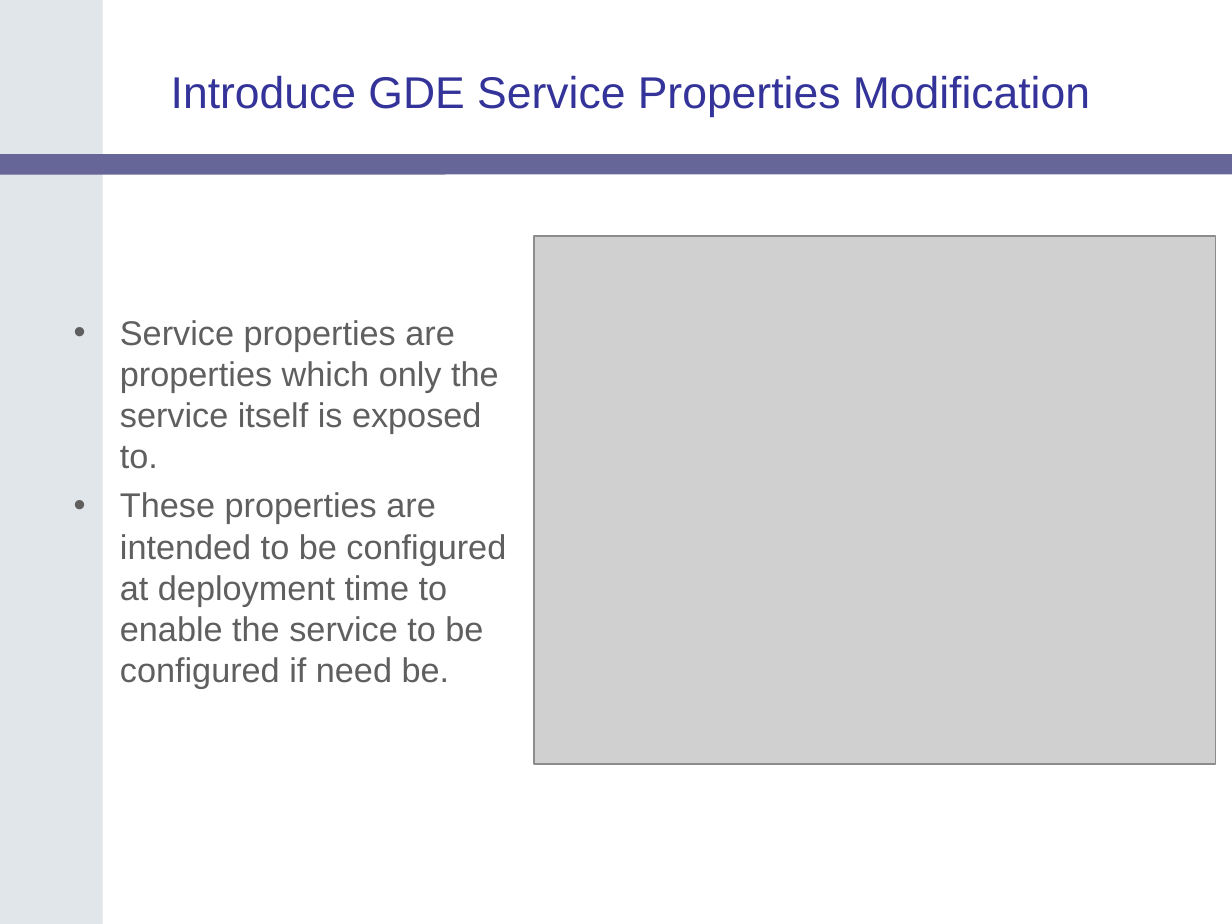
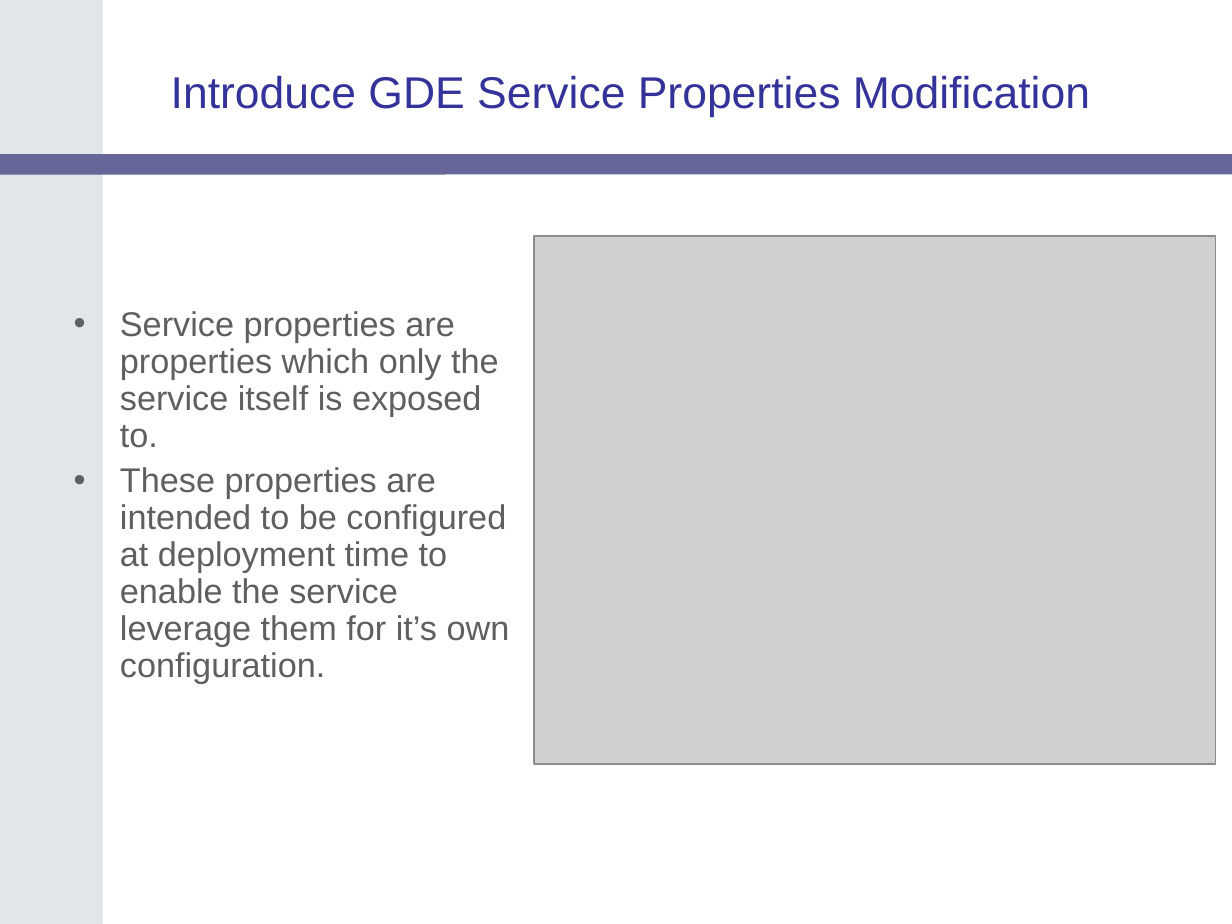
Before and after one commit to NCIP/cagrid-portal, a slide deck: slide 36 of cagrid-1-0/Documentation/presentations/200607_VCDE_ARCH/caGrid-Joint-F2F-Introduce.ppt (slide 31 before the commit). Drawn at 1232x924 pixels with LibreOffice and Linux fonts; fonts in the diff are those of the drawing; grey boxes stand for pictures; background and template pictures are left out. Boxes give left, top, right and bottom in pixels: in the first picture for what was removed or moved away, otherwise in the second. Text is boxed around its words. In the diff, an @@ line names an element or a change of style, - is before the commit and + after.

```diff
--- a/cagrid-1-0/Documentation/presentations/200607_VCDE_ARCH/caGrid-Joint-F2F-Introduce.ppt
+++ b/cagrid-1-0/Documentation/presentations/200607_VCDE_ARCH/caGrid-Joint-F2F-Introduce.ppt
@@ text at (120,311,499,448): line spacing 1 to 0.9 @@
@@ text at (120,467,510,684): text changed @@
-• These properties are intended to be configured at deployment time to enable the service to be configured if need be.
+• These properties are intended to be configured at deployment time to enable the service leverage them for it’s own configuration.
```
Also in this commit, not shown: 17 other slides changed, 9 slides added, 3 slides removed.
